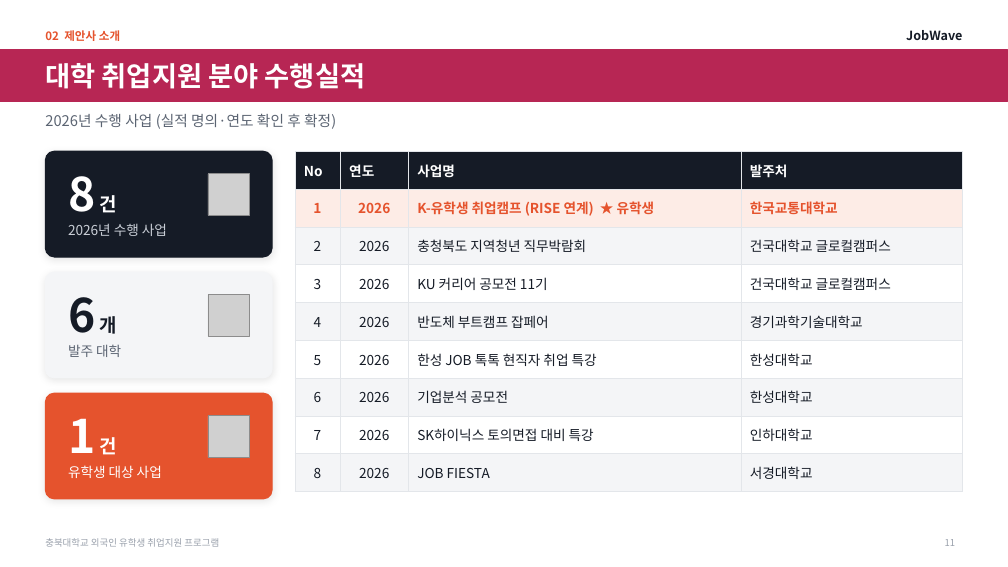
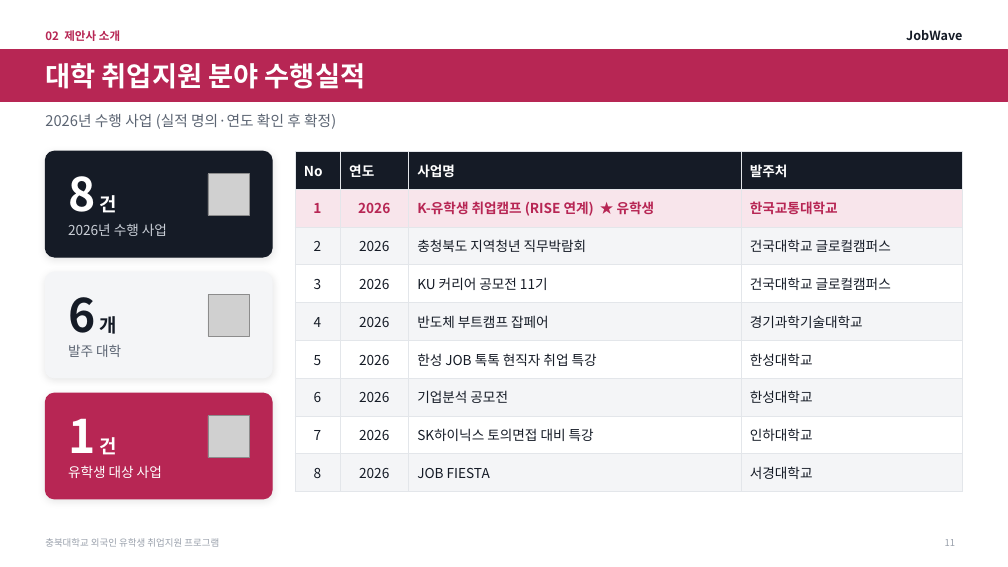
Before and after one commit to job-wave/Codex, a slide deck: slide 11 of output/jobwave-cbnu-proposal/JobWave_proposal_visual.pptx. Drawn at 1008x567 pixels with LibreOffice and Linux fonts; fonts in the diff are those of the drawing; grey boxes stand for pictures. Boxes give left, top, right and bottom in pixels: in the first picture for what was removed or moved away, otherwise in the second. Text is boxed around its words. In the diff, an @@ line names an element or a change of style, - is before the commit and + after.

```diff
--- a/output/jobwave-cbnu-proposal/JobWave_proposal_visual.pptx
+++ b/output/jobwave-cbnu-proposal/JobWave_proposal_visual.pptx
@@ text "02 제안사 소개" at (45, 30, 120, 41): text colour #E5532D to #B72654 @@
@@ table at (295, 151, 963, 483) @@
@@ fill #FDECE6 to #F8E5EB in row 2 @@
@@ text colour #E5532D to #B72654 in "1", "2026", "K-유학생 취업캠프 (RISE 연계) ★ 유학생", "한국교통대학교" @@
@@ rounded rectangle at (45, 393, 272, 499): fill #E5532D to #B72654; outline #E5532D 1 pt to #B72654 1 pt @@
```
Also in this commit, not shown: 34 other slides changed, 2 other files.
